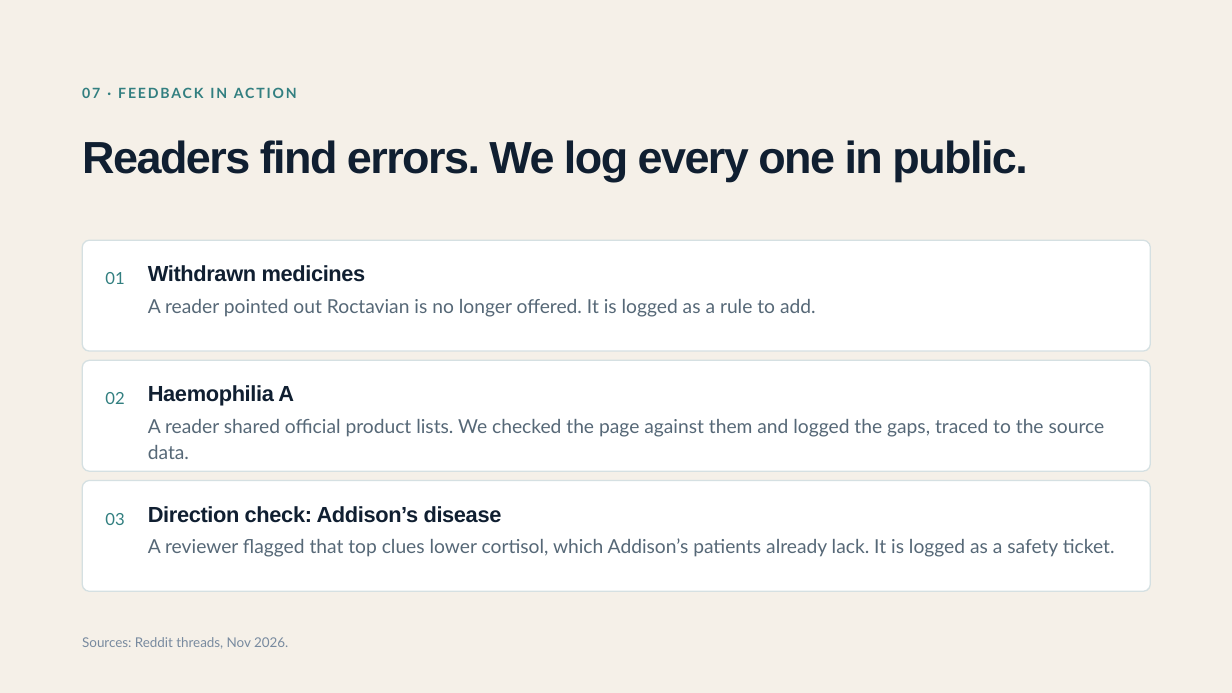
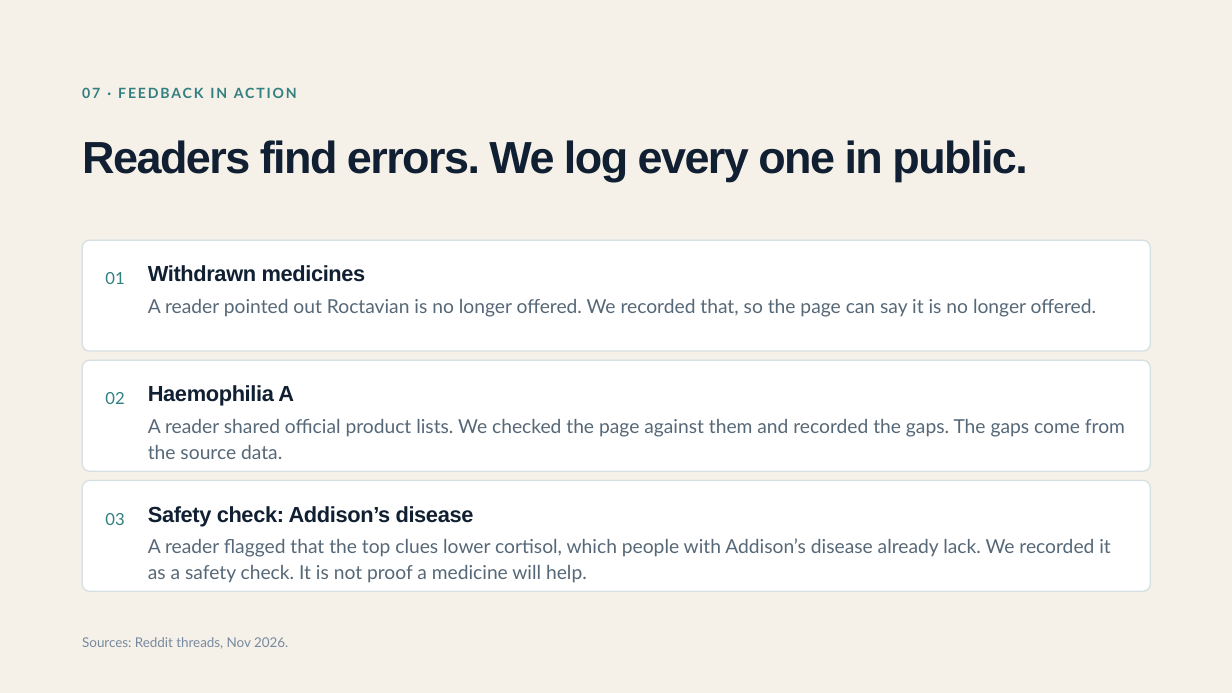
Before and after one commit to Moonlight-Clues/moonlight, a slide deck: slide 8 of docs/pitch/moonlight-deck-funders-19nov.pptx. Drawn at 1232x693 pixels with LibreOffice and Linux fonts; fonts in the diff are those of the drawing. Boxes give left, top, right and bottom in pixels: in the first picture for what was removed or moved away, otherwise in the second. Text is boxed around its words. In the diff, an @@ line names an element or a change of style, - is before the commit and + after.

```diff
--- a/docs/pitch/moonlight-deck-funders-19nov.pptx
+++ b/docs/pitch/moonlight-deck-funders-19nov.pptx
@@ text at bbox=[148, 299, 1096, 317]: text changed @@
-A reader pointed out Roctavian is no longer offered. It is logged as a rule to add.
+A reader pointed out Roctavian is no longer offered. We recorded that, so the page can say it is no longer offered.
@@ text at bbox=[148, 419, 1125, 459]: text changed @@
-A reader shared official product lists. We checked the page against them and logged the gaps, traced to the source data.
+A reader shared official product lists. We checked the page against them and recorded the gaps. The gaps come from the source data.
@@ text at bbox=[148, 506, 1111, 583]: text changed @@
-Direction check: Addison’s disease
-A reviewer flagged that top clues lower cortisol, which Addison’s patients already lack. It is logged as a safety ticket.
+Safety check: Addison’s disease
+A reader flagged that the top clues lower cortisol, which people with Addison’s disease already lack. We recorded it as a safety check. It is not proof a medicine will help.
```
Also in this commit, not shown: 8 other slides changed, 2 slides added, 1 slide removed, 1 other file.
